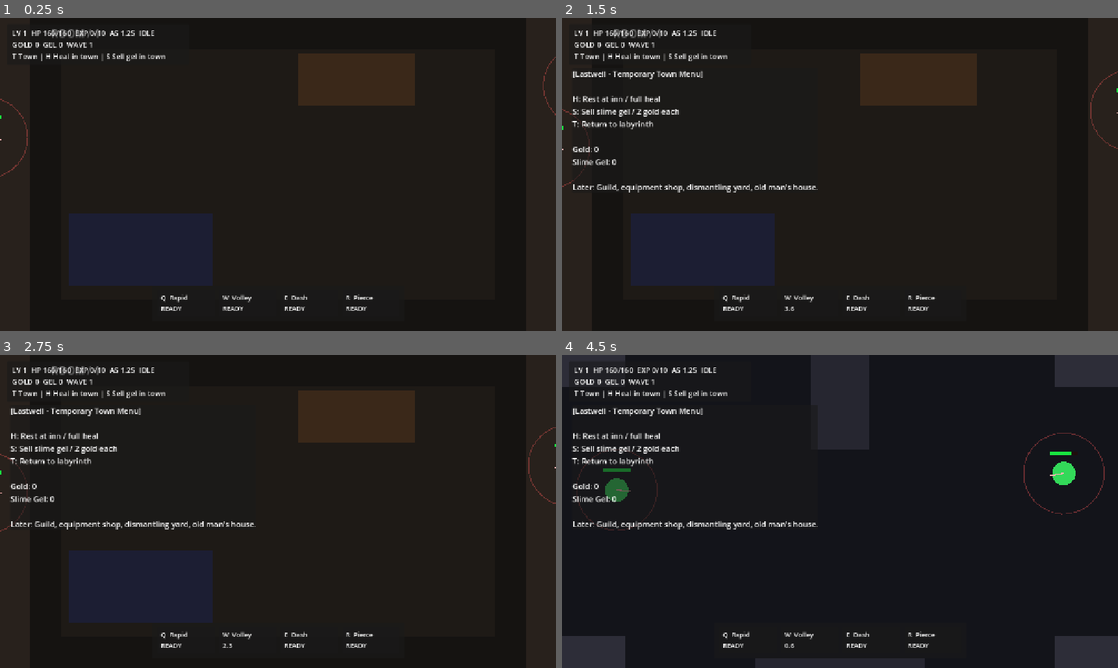
Above: before the commit, frames 1-4 (two rows, left to right).
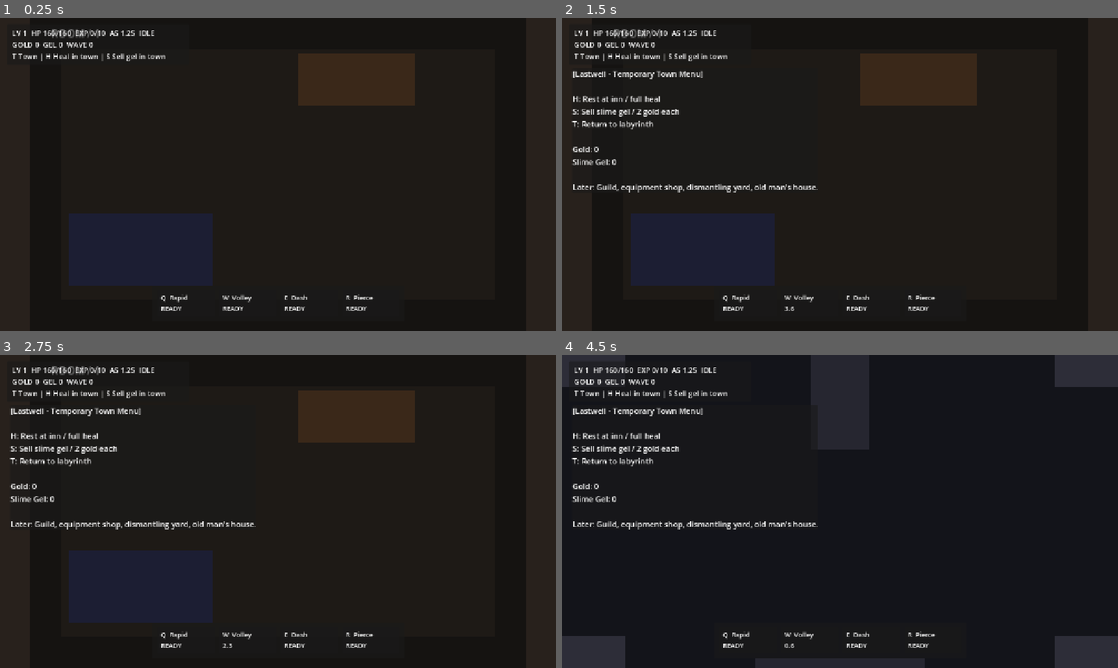
Above: after the commit, the same moments.

Repository: danyoon0760/last-archer
Game: Godot game, scene res://scenes/Main.tscn
Two runs of this game, one before a commit and one after it. Both use one fixed random seed, a clock stepped at 60 frames per second and the inputs below.
Inputs (mouse positions are in pixels of both pictures, inside the frame that each line leads up to):
- Up to frame 1 (0.25 s): no input
- Up to frame 2 (1.5 s): tap Enter at 0.5 s; move the mouse to (962, 158) at 0.52 s; hold W 0.53-1.25 s; tap T at 0.6 s; click (962, 158) at 0.67 s; drag from (728, 190) to (812, 237) at 1.27 s
- Up to frame 3 (2.75 s): tap Space at 2 s; move the mouse to (333, 442) at 2.02 s; hold W from 2.03 s (still down); tap 1 at 2.1 s
- Up to frame 4 (4.5 s): release W at 2.75 s; drag from (812, 574) to (673, 464) at 2.77 s; tap Enter at 3.5 s; move the mouse to (1006, 558) at 3.52 s; hold A 3.53-4.25 s; tap 3 at 3.6 s; drag from (673, 464) to (756, 433) at 4.27 s

The runs differ from the first frame. In frame 1, 0.1% of the frame differs, in the area x 0-100%, y 7-51%; in frame 2, 0.1%; in frame 3, 0.1%; in frame 4, 0.9%, in the area x 2-98%, y 7-56%.
Error after the commit: Parse Error: Unexpected identifier "game_manager" in class body. (res://scripts/wave_spawner.gd:16)

Commit message:
Disable legacy endless wave spawner by default

Diff:
--- a/scripts/wave_spawner.gd
+++ b/scripts/wave_spawner.gd
@@ -6,19 +6,21 @@
 @export var spawn_radius: float = 520.0
 @export var delay_between_waves: float = 2.0
 @export var max_waves_before_loop: int = 999
+@export var auto_start: bool = false
 
 var wave: int = 0
 var enemies_alive: int = 0
 var waiting_for_next_wave: bool = false
 var next_wave_timer: float = 1.0
 var player: Node2D
-var game_manager: Node
+game_manager: Node
 var has_started: bool = false
 
 func _ready() -> void:
 	player = get_tree().get_first_node_in_group("player") as Node2D
 	game_manager = get_tree().get_first_node_in_group("game_manager")
-	call_deferred("start_first_wave")
+	if auto_start:
+		call_deferred("start_first_wave")
 
 func start_first_wave() -> void:
 	if has_started:
